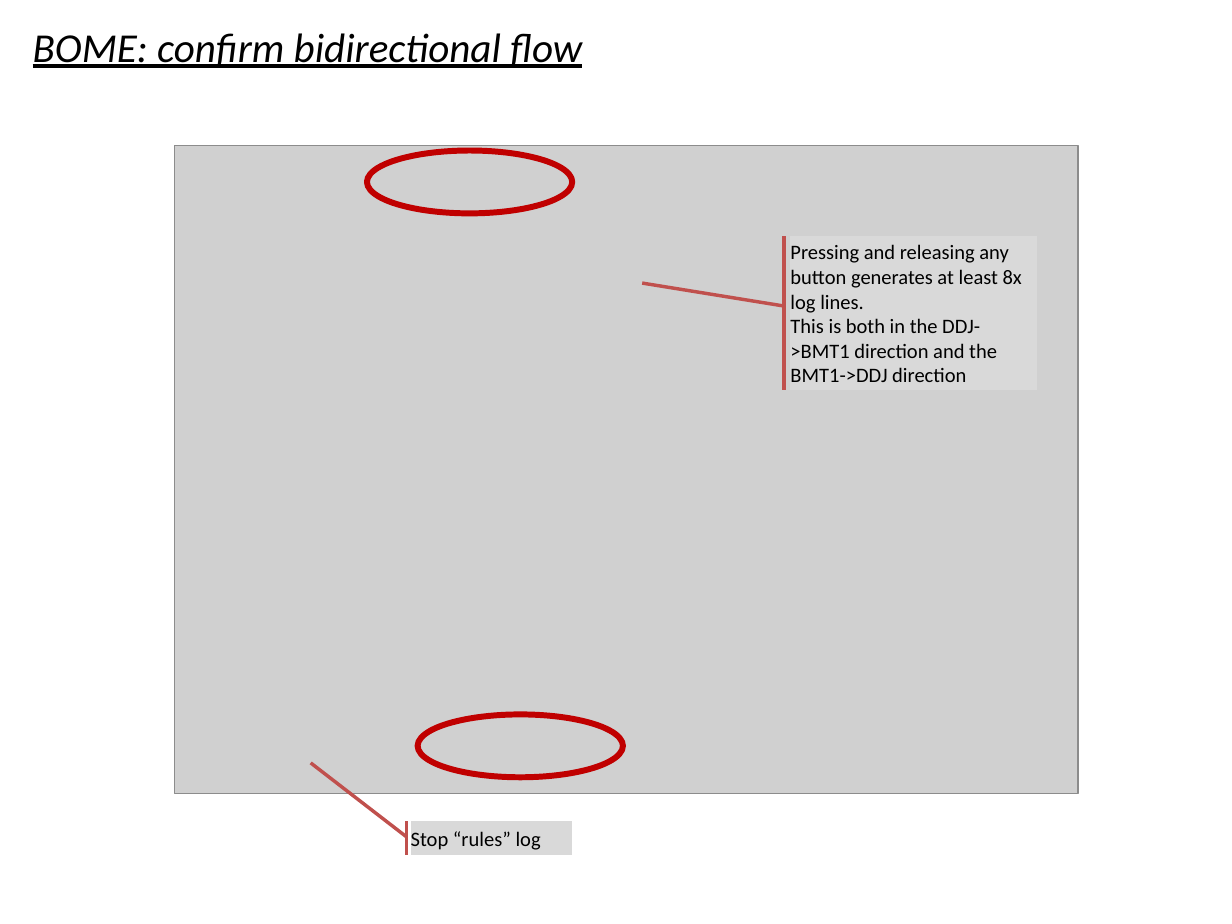
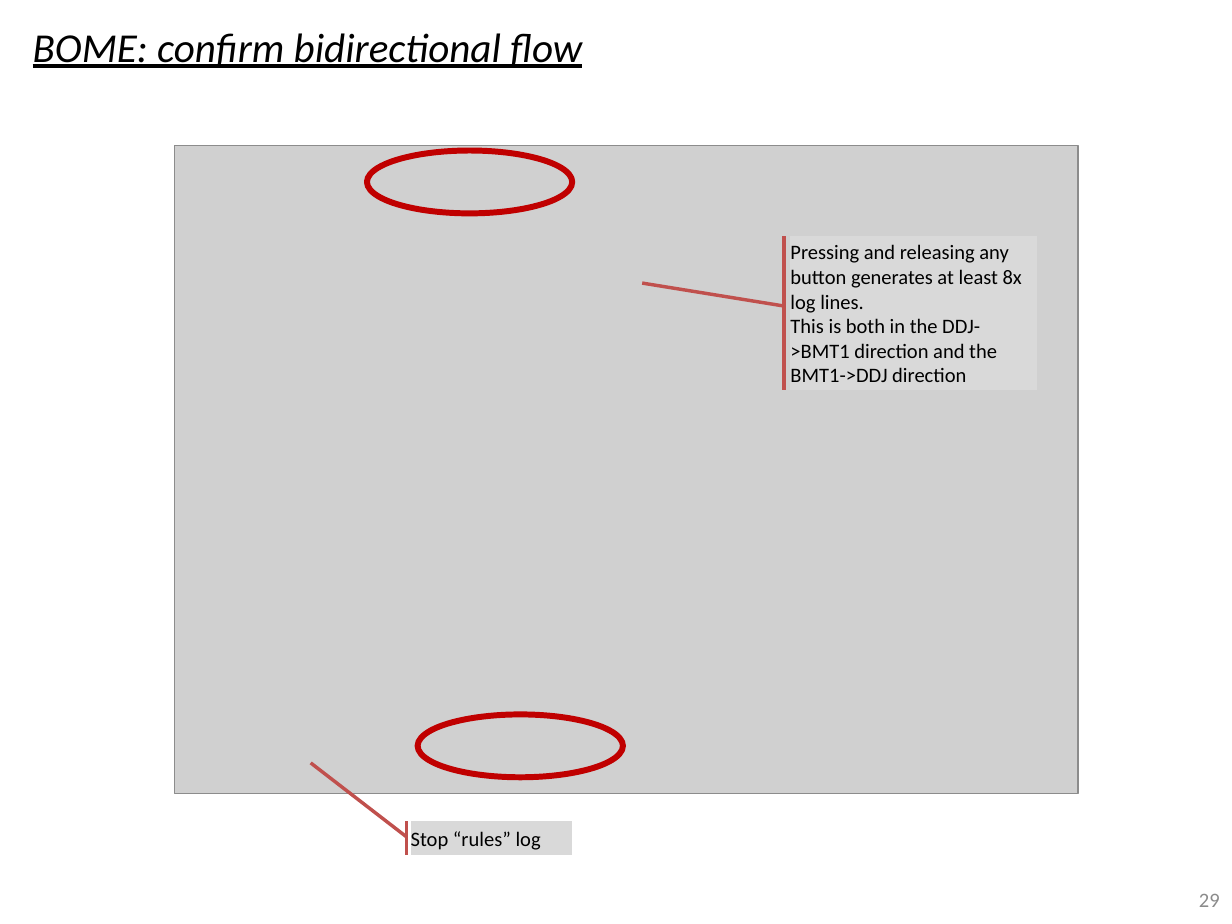
Before and after one commit to pestrela/music, a slide deck: slide 29 of traktor/mapping_ddj_1000/Support files/Source files/DDJ-1000 - Installation Guide.pptx. Drawn at 1232x924 pixels with LibreOffice and Linux fonts; fonts in the diff are those of the drawing; grey boxes stand for pictures. Boxes give left, top, right and bottom in pixels: in the first picture for what was removed or moved away, otherwise in the second. Text is boxed around its words. In the diff, an @@ line names an element or a change of style, - is before the commit and + after.

```diff
--- a/traktor/mapping_ddj_1000/Support files/Source files/DDJ-1000 - Installation Guide.pptx
+++ b/traktor/mapping_ddj_1000/Support files/Source files/DDJ-1000 - Installation Guide.pptx
@@ page number added at box(1199, 894, 1220, 907), 12 pt, text #8C8C8C @@
+29
```
Also in this commit, not shown: 31 other slides changed, 9 other files.
